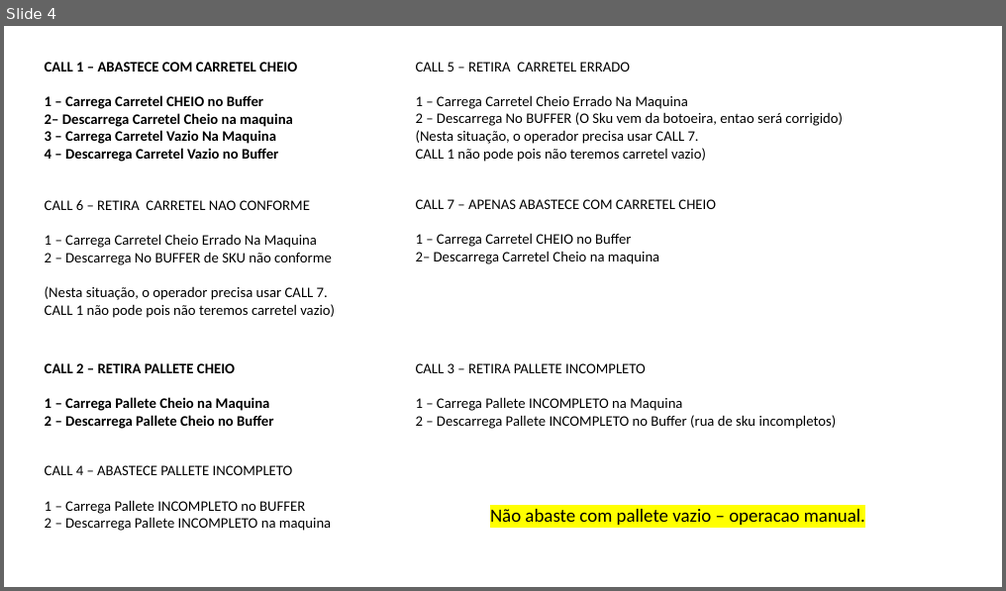
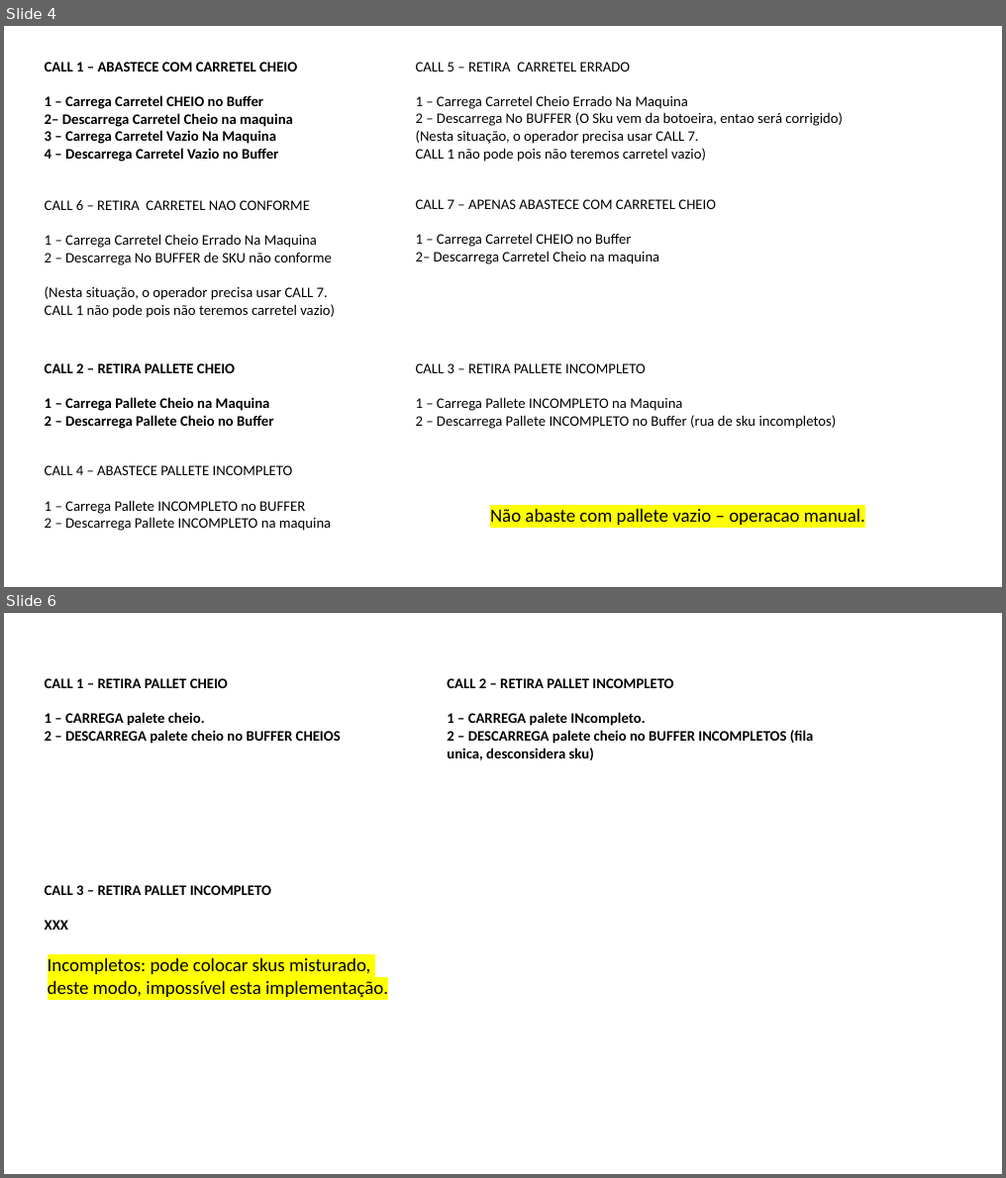
Before and after one commit to fdmartins/tunkers-warehouse-manager, a slide deck: docs/PROCESSO DETALHADO FABIO.pptx. Shown one above the other, each under a label of ours: slide 4 before the commit, slides 4 and 6 after it; the slides between them are not shown. The pictures are 1006x591 and 1006x1178 pixels, drawn with LibreOffice and Linux fonts; fonts in the diff are those of the drawing. Boxes give left, top, right and bottom in pixels: in the first picture for what was removed or moved away, otherwise in the second. Text is boxed around its words. In the diff, an @@ line names an element or a change of style, - is before the commit and + after.

```diff
--- a/docs/PROCESSO DETALHADO FABIO.pptx
+++ b/docs/PROCESSO DETALHADO FABIO.pptx
@@ slide 6 added at [4,613,1002,1174], background #FFFFFF @@
@@ text added at [45,678,341,744], 14 pt, text #000000, bold @@
+CALL 1 – RETIRA PALLET CHEIO
+1 – CARREGA palete cheio.
+2 – DESCARREGA palete cheio no BUFFER CHEIOS
@@ text added at [447,678,814,761], 14 pt, text #000000, bold @@
+CALL 2 – RETIRA PALLET INCOMPLETO
+1 – CARREGA palete INcompleto.
+2 – DESCARREGA palete cheio no BUFFER INCOMPLETOS (fila unica, desconsidera sku)
@@ text added at [45,885,271,930], 14 pt, text #000000, bold @@
+CALL 3 – RETIRA PALLET INCOMPLETO
+XXX
@@ text added at [48,959,388,997], 18 pt, text #000000 @@
+Incompletos: pode colocar skus misturado,
+deste modo, impossível esta implementação.
```
Also in this commit, not shown: 14 other slides added, 59 other files.
